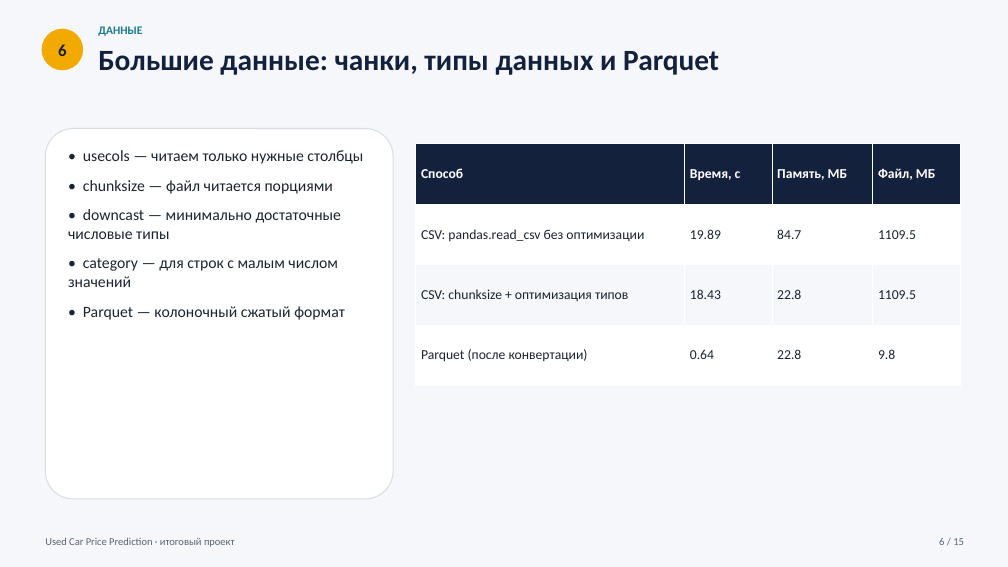
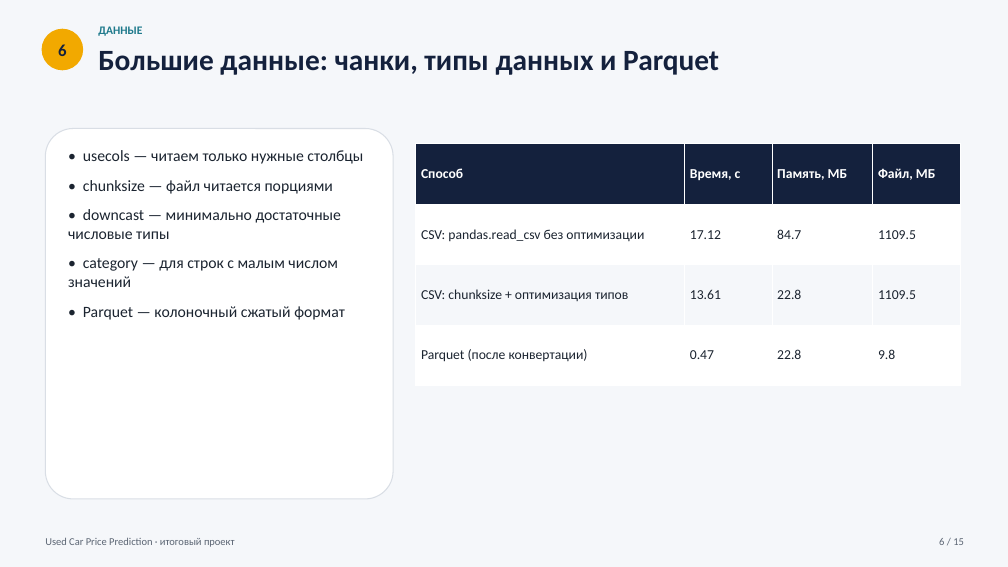
Before and after one commit to abylayy/used-car-price, a slide deck: slide 6 of presentation/Used_Car_Price_Prediction.pptx. Drawn at 1008x567 pixels with LibreOffice and Linux fonts; fonts in the diff are those of the drawing. Boxes give left, top, right and bottom in pixels: in the first picture for what was removed or moved away, otherwise in the second. Text is boxed around its words. In the diff, an @@ line names an element or a change of style, - is before the commit and + after.

```diff
--- a/presentation/Used_Car_Price_Prediction.pptx
+++ b/presentation/Used_Car_Price_Prediction.pptx
@@ table at (416,144,961,386) @@
-row 2, column 2: 19.89
+row 2, column 2: 17.12
-row 3, column 2: 18.43
+row 3, column 2: 13.61
-row 4, column 2: 0.64
+row 4, column 2: 0.47
```
Also in this commit, not shown: 2 other slides changed, 27 other files.
